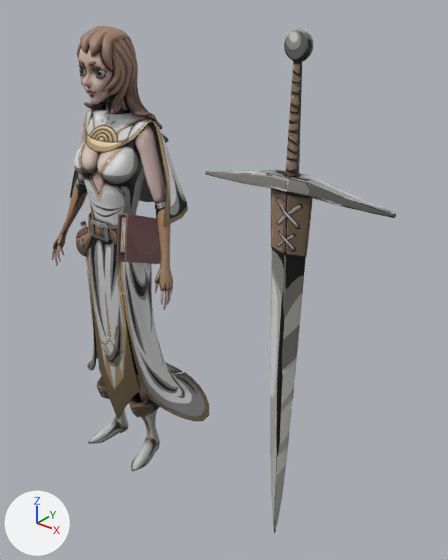
Renders of the FBX model Assets/资源/索拉娜/索拉娜.fbx from each side of a commit.
The view is the same before and after, from a 50 mm camera at (1.79, -1.5, 1.97) aimed at (0.46, 0.15, 0.94). The axes (+X, +Y, +Z) are drawn at lower left. The lights are the same throughout. The first picture is the older version. Where no turn or scale is listed for an object, it has been applied to the vertices.

The scene before the commit, as lines of its bpy script (objects in view):
```python
me_mesh = bpy.data.meshes.new('Mesh')
me_mesh.from_pydata(...)  # 13230 vertices, 13226 faces; spans x -0.37..0.37, y -0.11..0.28, z 0.0..1.79
me_mesh.materials.append(mat_monv_body1)  # picture img_monv_body_png
me_mesh_001 = bpy.data.meshes.new('Mesh.001')
me_mesh_001.from_pydata(...)  # 2615 vertices, 2576 faces; spans x -0.184..0.174, y -0.036..0.296, z 1.356..1.82
me_mesh_001.materials.append(mat_monv_hair1)  # picture img_monv_hair_png
me_mesh_002 = bpy.data.meshes.new('Mesh.002')
me_mesh_002.from_pydata(...)  # 1779 vertices, 1740 faces; spans x 0.51..1.17, y -0.03..0.03, z 0.0..1.85
me_mesh_002.materials.append(mat_lambert5)  # picture img_jian_01_png
ob_monv_body = bpy.data.objects.new('monv_body', me_mesh)
ob_monv_body.location = (0.0, 0.0, 0.0)
ob_monv_hair = bpy.data.objects.new('monv_hair', me_mesh_001)
ob_monv_hair.location = (0.0, 0.0, 0.0)
ob_weapon_01_mesh1 = bpy.data.objects.new('weapon_01_mesh1', me_mesh_002)
ob_weapon_01_mesh1.location = (0.0, 0.0, 0.0)
```
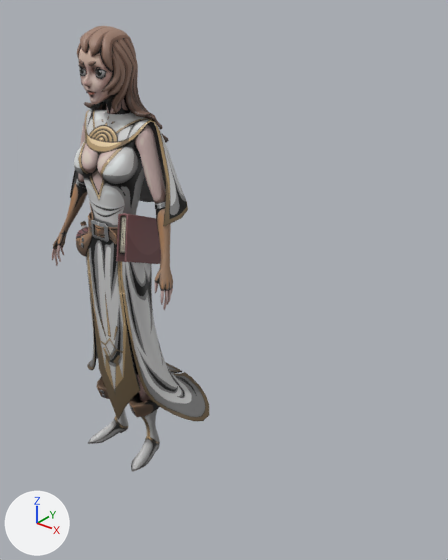
What differs and where, as boxes [x1, y1, x2, y2] in the pictures (448 x 560 px):
'weapon_01_mesh1', deleted: before [205, 27, 396, 534]

The edits, one by one:
Object 'weapon_01_mesh1' (ob_weapon_01_mesh1) is deleted.
